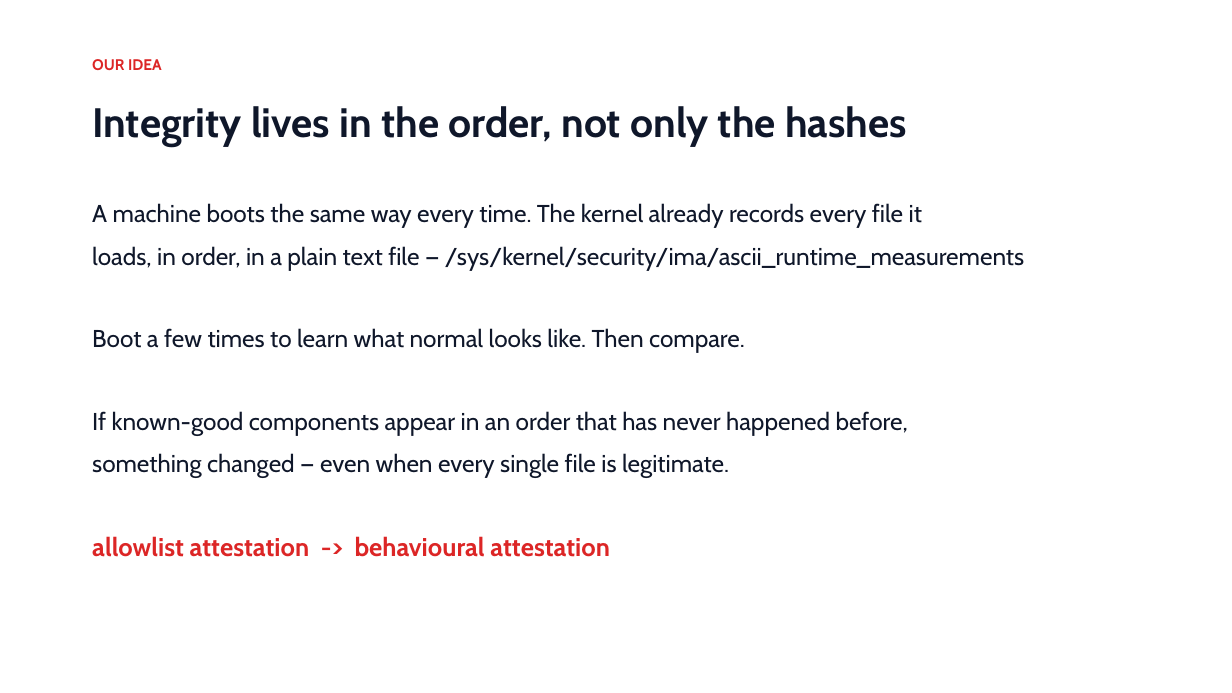
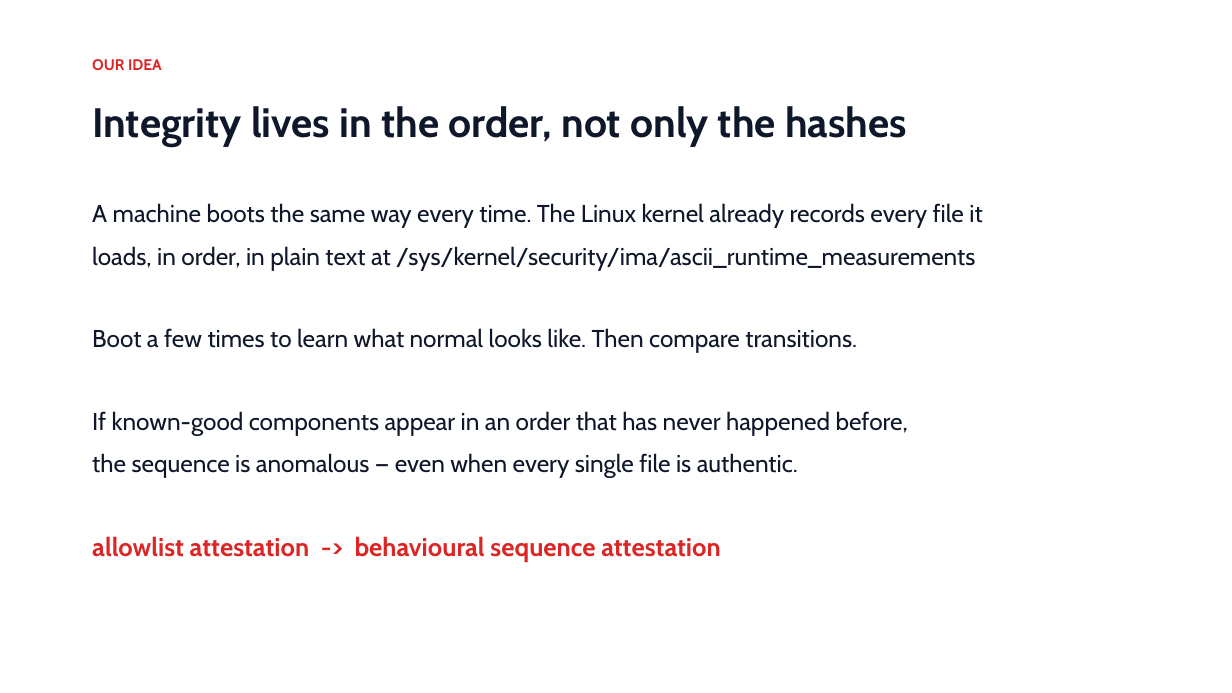
Before and after one commit to basithladdu/prahari, a slide deck: slide 4 of docs/PRAHARI.pptx. Drawn at 1232x693 pixels with LibreOffice and Linux fonts; fonts in the diff are those of the drawing. Boxes give left, top, right and bottom in pixels: in the first picture for what was removed or moved away, otherwise in the second. Text is boxed around its words. In the diff, an @@ line names an element or a change of style, - is before the commit and + after.

```diff
--- a/docs/PRAHARI.pptx
+++ b/docs/PRAHARI.pptx
@@ text at [92, 203, 982, 353]: text changed @@
-A machine boots the same way every time. The kernel already records every file it
-loads, in order, in a plain text file — /sys/kernel/security/ima/ascii_runtime_measurements
-Boot a few times to learn what normal looks like. Then compare.
+A machine boots the same way every time. The Linux kernel already records every file it
+loads, in order, in plain text at /sys/kernel/security/ima/ascii_runtime_measurements
+Boot a few times to learn what normal looks like. Then compare transitions.
@@ text at [92, 453, 798, 478]: text changed @@
-something changed — even when every single file is legitimate.
+the sequence is anomalous — even when every single file is authentic.
@@ text at [92, 536, 720, 562]: text changed @@
-allowlist attestation -> behavioural attestation
+allowlist attestation -> behavioural sequence attestation
```
Also in this commit, not shown: 6 other slides changed.
